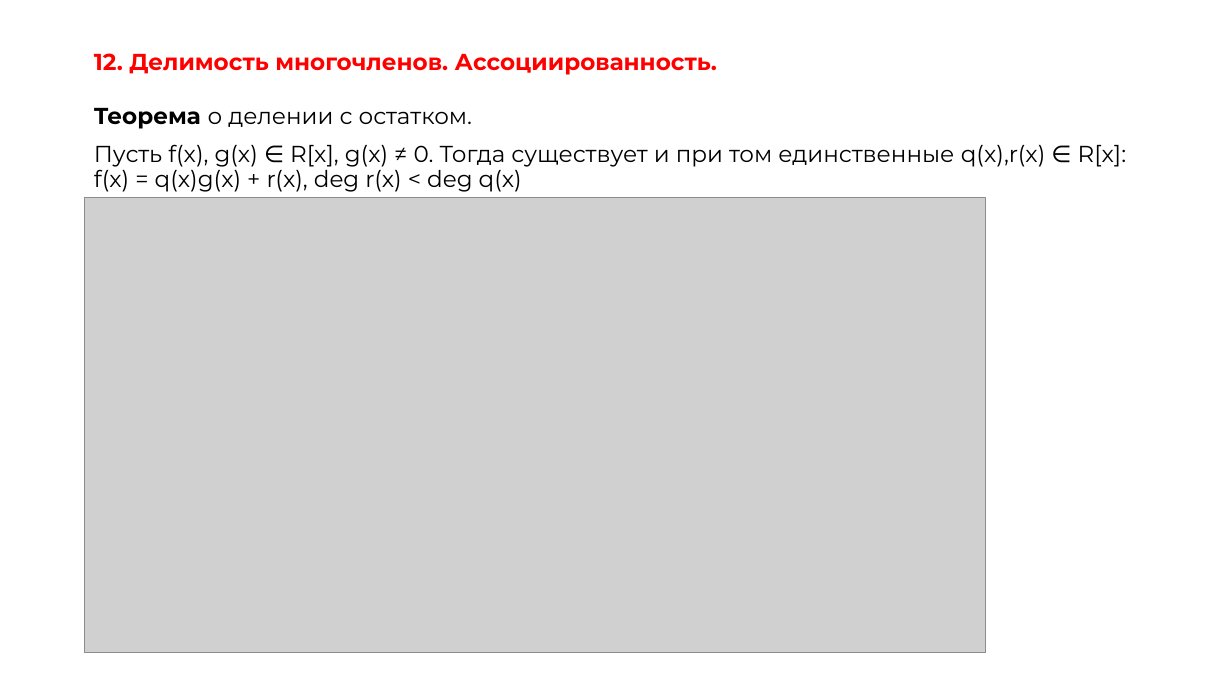
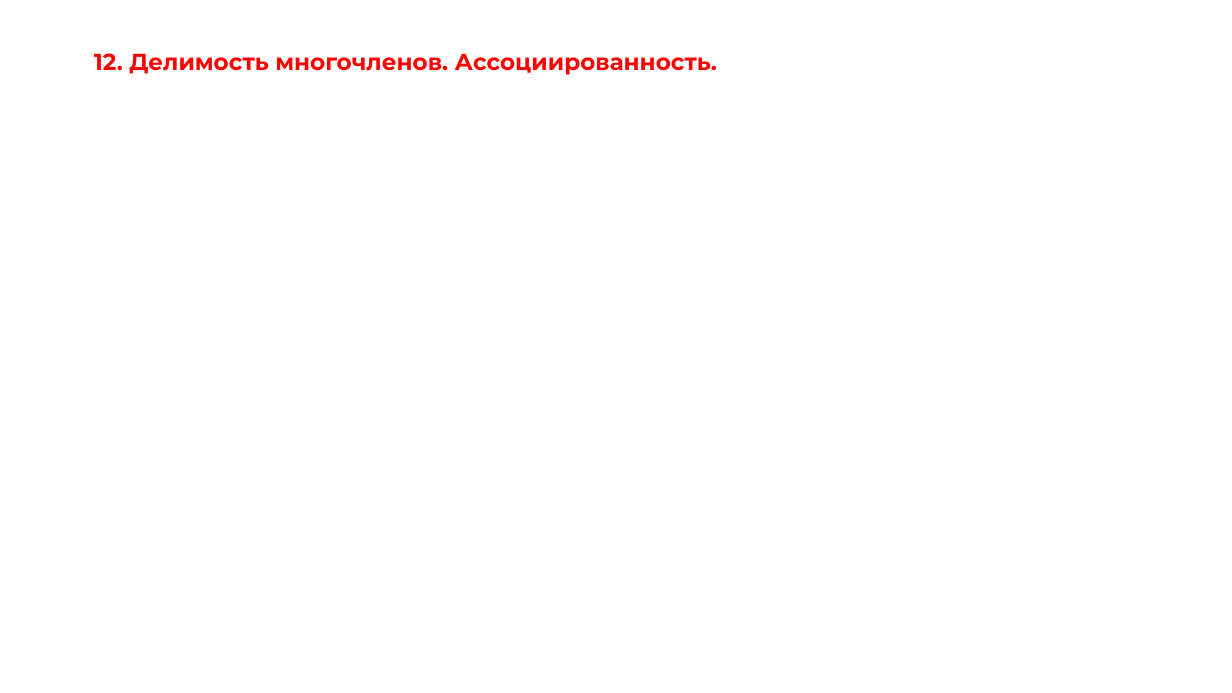
Before and after one commit to OneTwoZzzPlus/ITMO.STUDY, a slide deck: slide 25 of MATH/colloquium.pptx. Drawn at 1232x693 pixels with LibreOffice and Linux fonts; fonts in the diff are those of the drawing; grey boxes stand for pictures. Boxes give left, top, right and bottom in pixels: in the first picture for what was removed or moved away, otherwise in the second. Text is boxed around its words. In the diff, an @@ line names an element or a change of style, - is before the commit and + after.

```diff
--- a/MATH/colloquium.pptx
+++ b/MATH/colloquium.pptx
@@ text removed at bbox=[94, 108, 1127, 192] @@
-Теорема о делении с остатком.
-Пусть f(x), g(x) ∈ R[x], g(x) ≠ 0. Тогда существует и при том единственные q(x),r(x) ∈ R[x]: f(x) = q(x)g(x) + r(x), deg r(x) < deg q(x)
@@ picture removed at bbox=[85, 198, 986, 653] @@
```
Also in this commit, not shown: 15 other slides changed, 18 other files.
